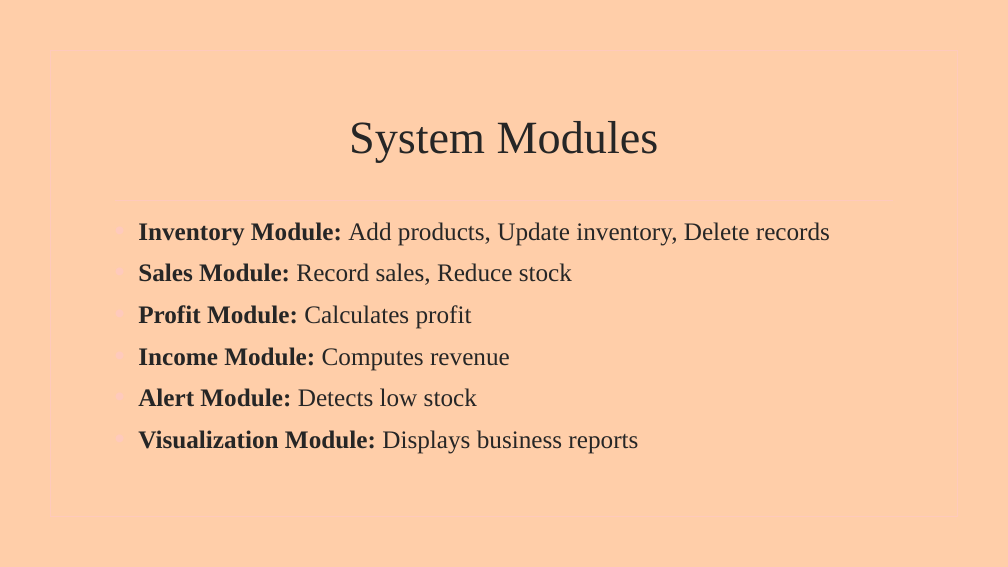
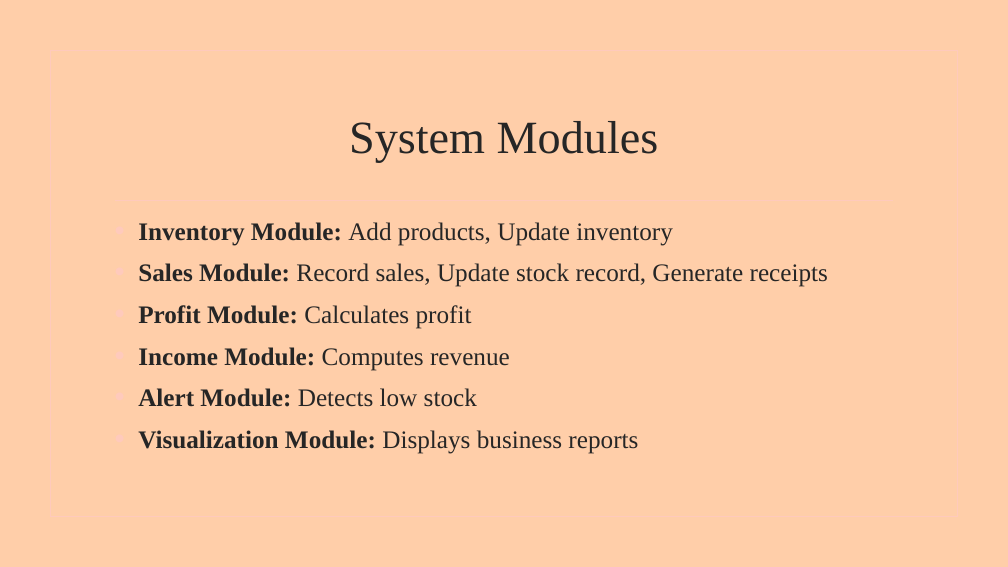
Before and after one commit to Ayomikun721/PYTHON-SYNTHAX, a slide deck: slide 14 of AYOMIKUN PYTHON SYNTHAX.pptx (slide 15 before the commit). Drawn at 1008x567 pixels with LibreOffice and Linux fonts; fonts in the diff are those of the drawing; background and template pictures are left out. Boxes give left, top, right and bottom in pixels: in the first picture for what was removed or moved away, otherwise in the second. Text is boxed around its words. In the diff, an @@ line names an element or a change of style, - is before the commit and + after.

```diff
--- a/AYOMIKUN PYTHON SYNTHAX.pptx
+++ b/AYOMIKUN PYTHON SYNTHAX.pptx
@@ text at bbox=[138, 222, 828, 287]: text changed @@
-• Inventory Module: Add products, Update inventory, Delete records
-• Sales Module: Record sales, Reduce stock
+• Inventory Module: Add products, Update inventory
+• Sales Module: Record sales, Update stock record, Generate receipts
```
Also in this commit, not shown: 13 other slides changed, 3 slides added, 1 slide removed, 1 other file.
